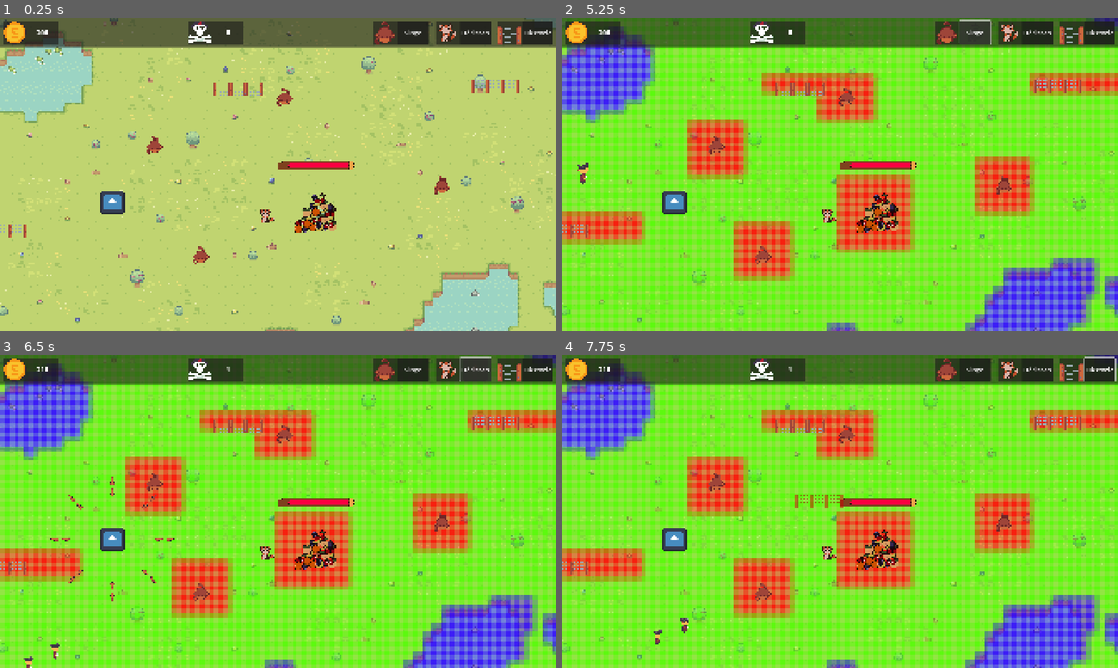
Above: before the commit, frames 1-4 (two rows, left to right).
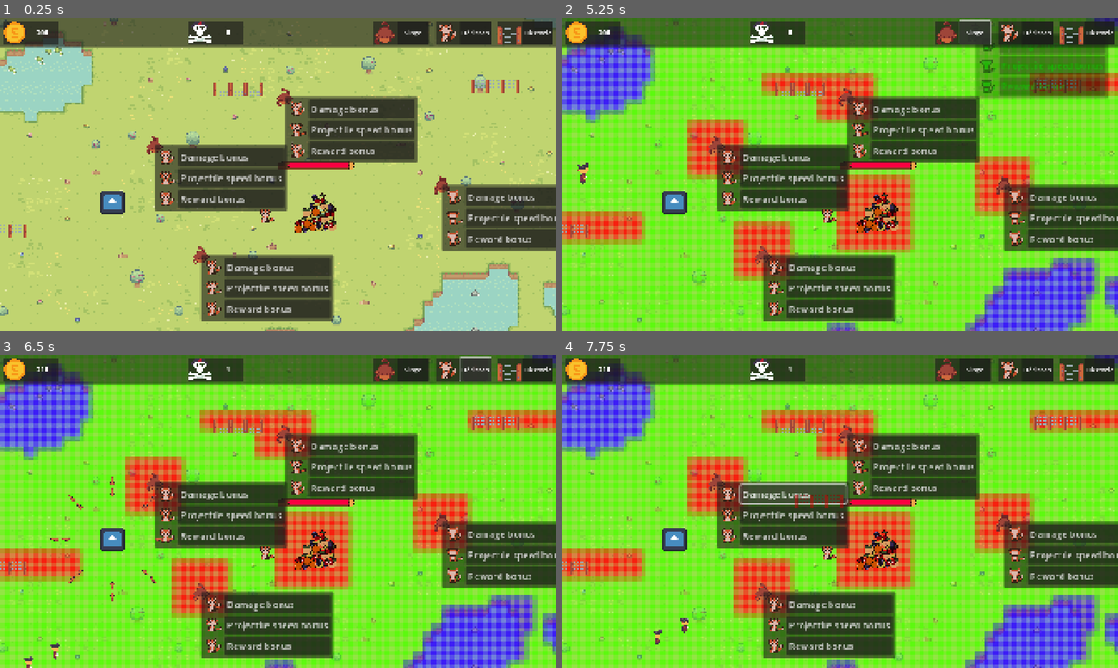
Above: after the commit, the same moments.

Repository: CreaJeu/PirateTowerDefense
Game: Godot game, scene res://scenes/main.tscn
Two runs of this game, one before a commit and one after it. Both use one fixed random seed, a clock stepped at 60 frames per second and the inputs below. The engine's default icon, where the game draws it, is replaced by a stand-in: a white triangle on a blue panel in a dark square.
Inputs (mouse positions are in pixels of both pictures, inside the frame that each line leads up to):
- Up to frame 1 (0.25 s): no input
- Up to frame 2 (5.25 s): click (717, 146) at 0.52 s; click (745, 155) at 1.25 s, where only the run before the commit has a clickable "Upgrade 1"; click (795, 155) at 2 s, where only the run after the commit has a clickable "Damage bonus"; click (745, 177) at 2.75 s, where only the run before the commit has a clickable "Upgrade 2"; click (795, 177) at 3.5 s, where only the run after the commit has a clickable "Projectile speed bonus"; click (795, 199) at 4.25 s, where only the run after the commit has a clickable "Reward bonus"; click "Singe" at 5 s
- Up to frame 3 (6.5 s): click "Hérisson" at 5.75 s
- Up to frame 4 (7.75 s): click "Obstacle" at 6.5 s; click (795, 492) at 7.25 s, where only the run after the commit has a clickable "Damage bonus"

The runs differ from the first frame. In frame 1, 20% of the frame differs, in the area x 27-100%, y 24-97%; in frame 2, 24%, in the area x 27-100%, y 4-97%; in frame 3, 20%; in frame 4, 20%.

Commit message:
Icônes et texte des bonus tourelles

Diff:
--- a/scenes/turret.tscn
+++ b/scenes/turret.tscn
@@ -1,8 +1,10 @@
-[gd_scene load_steps=7 format=3 uid="uid://c0kwqqja08e8o"]
+[gd_scene load_steps=9 format=3 uid="uid://c0kwqqja08e8o"]
 
 [ext_resource type="Script" uid="uid://c3i47ndxs386l" path="res://scripts/turret.gd" id="1_el7wl"]
 [ext_resource type="PackedScene" uid="uid://gxt5ai0b55nd" path="res://scenes/projectile.tscn" id="2_485p4"]
 [ext_resource type="Texture2D" uid="uid://c3vfbkm2om0i8" path="res://assets/sprites/structure/Singe.png" id="3_485p4"]
+[ext_resource type="Texture2D" uid="uid://d10vils7u3b5c" path="res://assets/sprites/PUMPKIN1.png" id="4_6fjxm"]
+[ext_resource type="Texture2D" uid="uid://cvmj2ud8tqdaf" path="res://assets/sprites/PUMPKIN2.png" id="5_dirdf"]
 
 [sub_resource type="StyleBoxEmpty" id="StyleBoxEmpty_485p4"]
 
@@ -40,7 +42,6 @@
 shape = SubResource("CircleShape2D_485p4")
 
 [node name="PanelContainer" type="PanelContainer" parent="."]
-visible = false
 offset_right = 40.0
 offset_bottom = 40.0
 
@@ -51,20 +52,36 @@
 theme_override_constants/margin_right = 5
 theme_override_constants/margin_bottom = 5
 
-[node name="VBoxContainer" type="VBoxContainer" parent="PanelContainer/MarginContainer"]
+[node name="GridContainer" type="GridContainer" parent="PanelContainer/MarginContainer"]
 layout_mode = 2
+columns = 2
 
-[node name="Button" type="Button" parent="PanelContainer/MarginContainer/VBoxContainer"]
+[node name="TextureRect" type="TextureRect" parent="PanelContainer/MarginContainer/GridContainer"]
 layout_mode = 2
-text = "Upgrade 1"
+texture = ExtResource("4_6fjxm")
 
-[node name="Button2" type="Button" parent="PanelContainer/MarginContainer/VBoxContainer"]
+[node name="Button" type="Button" parent="PanelContainer/MarginContainer/GridContainer"]
 layout_mode = 2
-text = "Upgrade 2"
+text = "Damage bonus"
+alignment = 0
 
-[node name="Button3" type="Button" parent="PanelContainer/MarginContainer/VBoxContainer"]
+[node name="TextureRect2" type="TextureRect" parent="PanelContainer/MarginContainer/GridContainer"]
 layout_mode = 2
-text = "Upgrade 3"
+texture = ExtResource("5_dirdf")
+
+[node name="Button2" type="Button" parent="PanelContainer/MarginContainer/GridContainer"]
+layout_mode = 2
+text = "Projectile speed bonus"
+alignment = 0
+
+[node name="TextureRect3" type="TextureRect" parent="PanelContainer/MarginContainer/GridContainer"]
+layout_mode = 2
+texture = ExtResource("4_6fjxm")
+
+[node name="Button3" type="Button" parent="PanelContainer/MarginContainer/GridContainer"]
+layout_mode = 2
+text = "Reward bonus"
+alignment = 0
 
 [connection signal="mouse_exited" from="." to="." method="hide_upgrade_menu"]
 [connection signal="pressed" from="Button" to="." method="show_upgrade_menu"]
